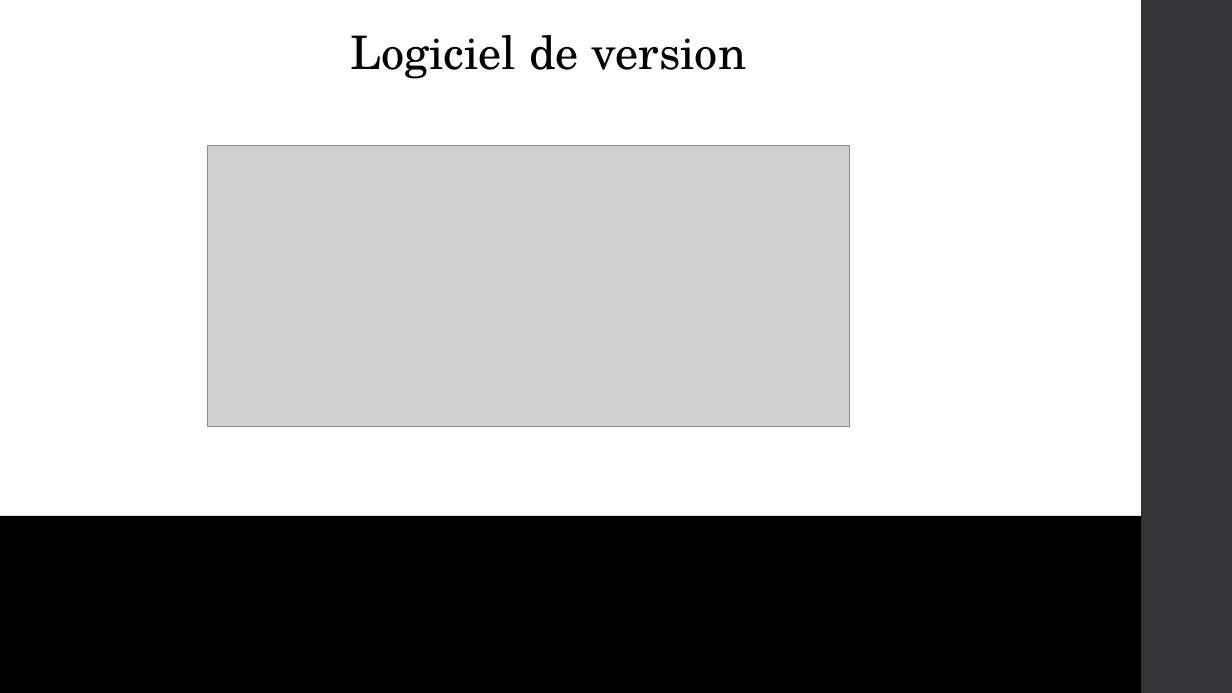
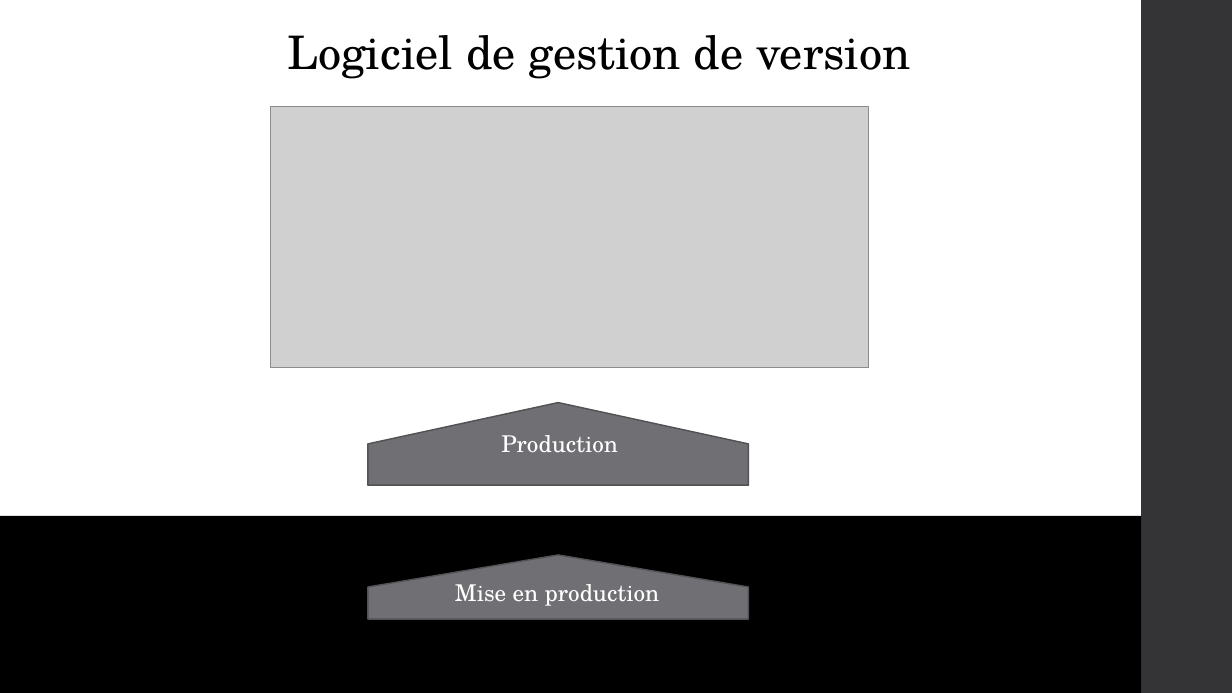
Before and after one commit to LaureenPerrin/project4_Blog-application-in-PHP-and-with-a-MySQL-database, a slide deck: slide 19 of powerpoint/project4.pptx. Drawn at 1232x693 pixels with LibreOffice and Linux fonts; fonts in the diff are those of the drawing; grey boxes stand for pictures. Boxes give left, top, right and bottom in pixels: in the first picture for what was removed or moved away, otherwise in the second. Text is boxed around its words. In the diff, an @@ line names an element or a change of style, - is before the commit and + after.

```diff
--- a/powerpoint/project4.pptx
+++ b/powerpoint/project4.pptx
@@ text at [287,35,911,79]: text changed @@
-  Logiciel de version
+  Logiciel de gestion de version
@@ picture: place and size @@
-picture at [207,146,849,427]
+picture at [271,106,869,368]
@@ pentagon arrow added at [367,403,748,485], fill #6F6F74, outline #525256 1.1 pt @@
@@ text added at [501,435,618,453], 18 pt, text #FFFFFF @@
+Production
@@ pentagon arrow added at [367,555,748,619], fill #6F6F74, outline #525256 1.1 pt @@
@@ text added at [455,584,660,606], 18 pt, text #FFFFFF @@
+Mise en production
```
Also in this commit, not shown: 12 other slides changed, 1 slide added, 2 slides removed, 9 other files.
